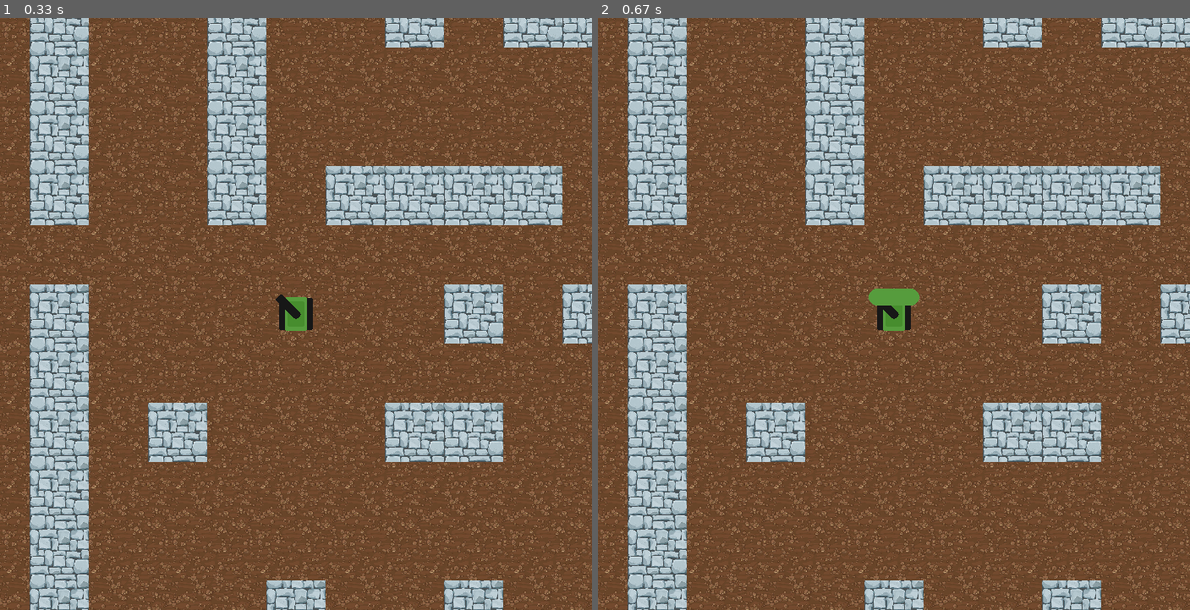
Above: before the commit, frames 1-2 (left to right).
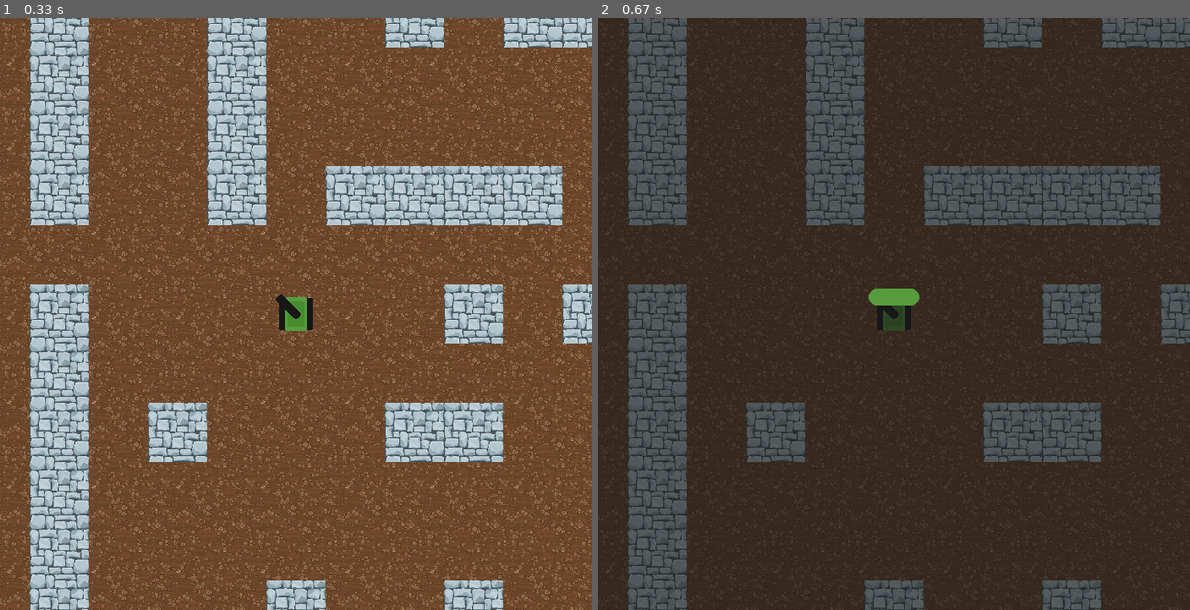
Above: after the commit, the same moments.

Repository: Camleaf/ICS3U
Game: pygame game, started from U3/main.py
The game is run twice, just before and just after one commit, with the same random seed, the same clock (stepped at 60 frames per second) and the same inputs.
Inputs:
- Up to frame 1 (0.33 s): no input
- Up to frame 2 (0.67 s): tap Esc at 0.33 s

Frame 1 is identical in both runs. In frame 2, 100% of the frame differs, in the area x 0-100%, y 0-100%.

Commit message:
Start menuutils

Diff:
--- a/U3/utils/menu/main.py
+++ b/U3/utils/menu/main.py
@@ -14,8 +14,13 @@
         self.DISPLAY_BASE = DISPLAY_BASE
         self.DISPLAY_HEIGHT = DISPLAY_HEIGHT
 
+        self.dark_surf = pg.Surface([DISPLAY_BASE,DISPLAY_HEIGHT])
+        self.dark_surf.fill(OFF_BLACK)
+        self.dark_surf.set_alpha(160)
+
+
         # there will be four menus. One for endscreen, one for start screen, one for pause, and one for during play
-
+        self.darken = False
         self.menu_list: dict[str,Any] = { # add more as I go
             "start": StartGui(DISPLAY_BASE, DISPLAY_HEIGHT), # working on pausegui atm
             "pause": PauseGui(DISPLAY_BASE, DISPLAY_HEIGHT),
@@ -24,6 +29,7 @@
         self.switch_gui("ingame")
 
     def switch_gui(self, version):
+        self.darken = True if version != "ingame" else False
         self.surf = pg.Surface([self.DISPLAY_BASE, self.DISPLAY_HEIGHT])
         self.surf.set_colorkey(WHITE)
         self.surf.fill(WHITE)
@@ -31,4 +37,5 @@
         time.sleep(0.2)
 
     def render(self, DISPLAY:pg.Surface):
+        if self.darken: DISPLAY.blit(self.dark_surf, (0,0))
         DISPLAY.blit(self.surf,(0,0))
--- /dev/null
+++ b/U3/utils/menu/menuutils.py
@@ -0,0 +1,18 @@
+import pygame as pg
+
+
+
+
+class Grid:
+
+    def __init__(self, position: tuple[int]=(0,0), columns=1, rows=1, columnwidth = 10, rowheight = 10):
+        self.x = position[0]
+        self.y = position[1]
+
+        self.column_count = columns
+        self.row_count = rows
+        self.column_width = columnwidth
+        self.row_height = rowheight
+
+
+Grid()
